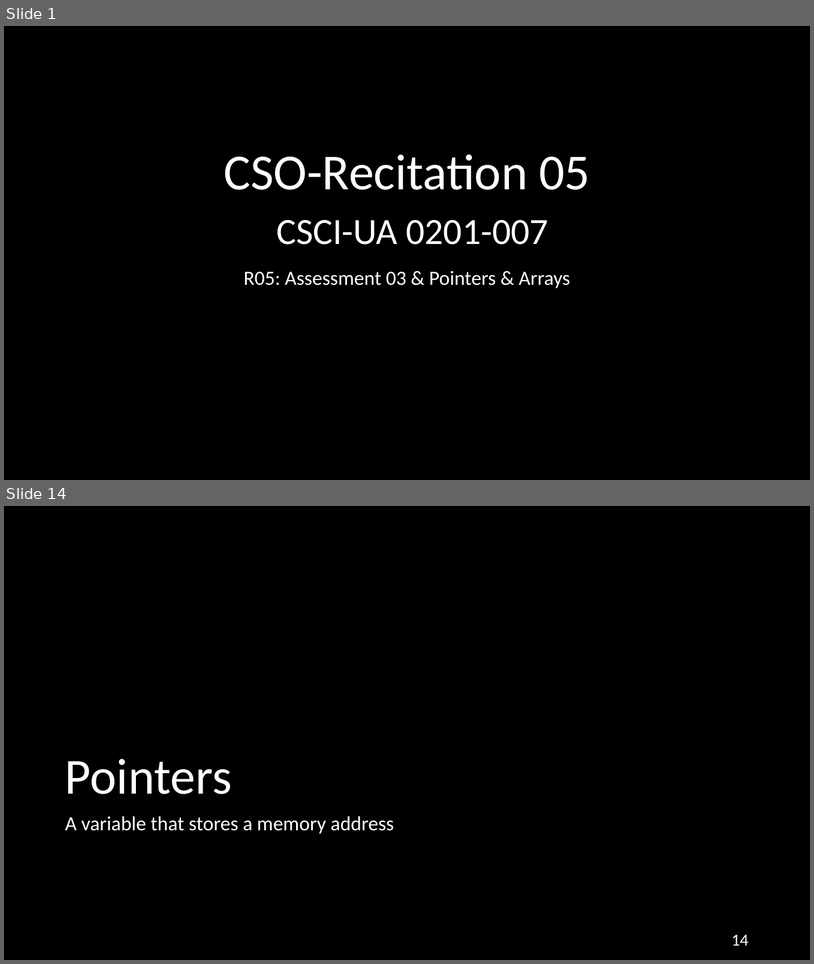
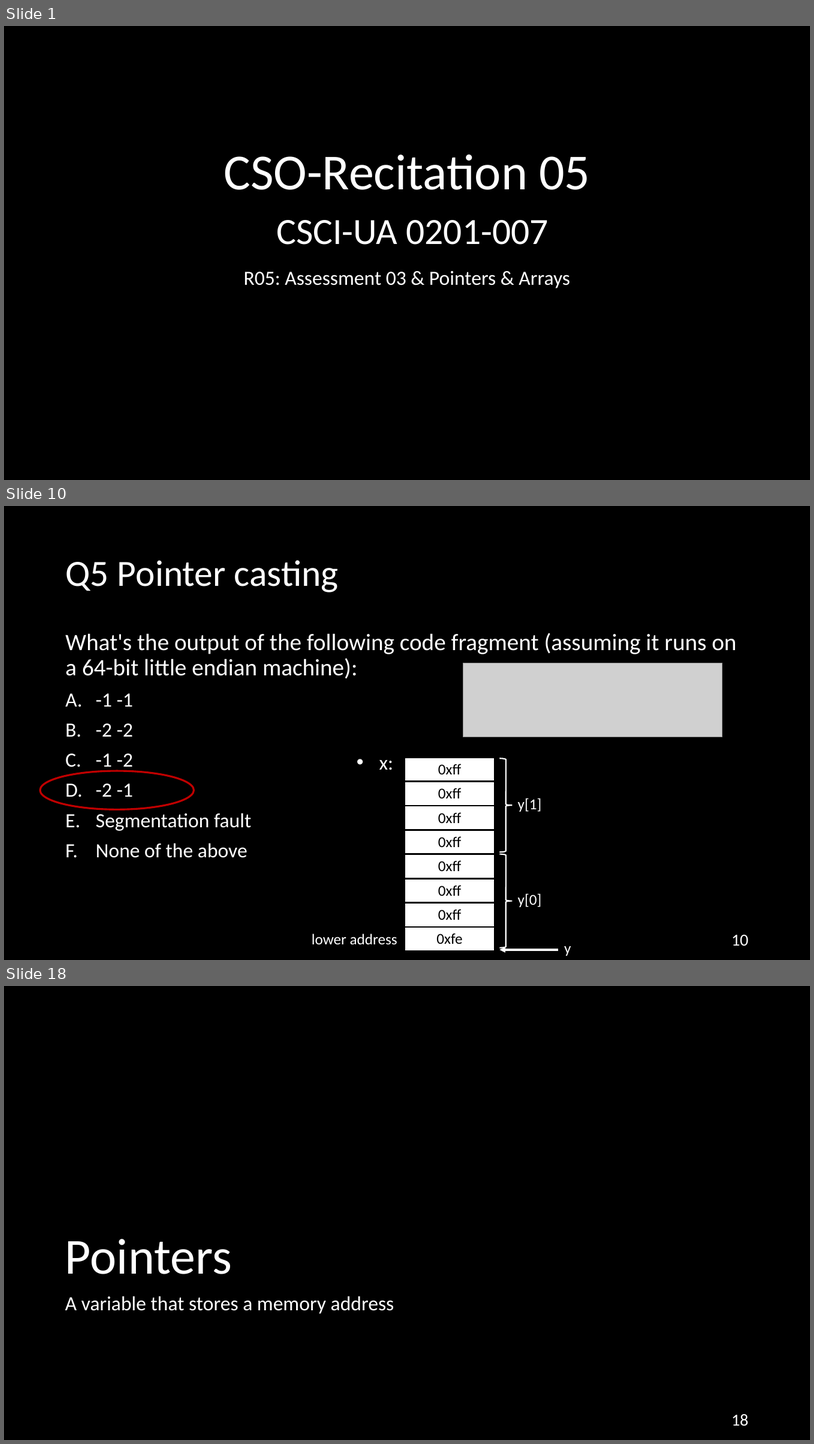
Before and after one commit to NYU-CSO/nyu-cso.github.io, a slide deck: rec-notes/r05.pptx. Shown one above the other, each under a label of ours: slides 1 and 14 before the commit, slides 1, 10 and 18 after it; the slides between them are not shown. The pictures are 814x964 and 814x1444 pixels, drawn with LibreOffice and Linux fonts; fonts in the diff are those of the drawing; grey boxes stand for pictures. Boxes give left, top, right and bottom in pixels: in the first picture for what was removed or moved away, otherwise in the second. Text is boxed around its words. In the diff, an @@ line names an element or a change of style, - is before the commit and + after.

```diff
--- a/rec-notes/r05.pptx
+++ b/rec-notes/r05.pptx
@@ slide 10 added at (x1=4, y1=506, x2=810, y2=960), background #000000 @@
@@ title added at (x1=65, y1=560, x2=339, y2=592), 44 pt, text #FFFFFF @@
+Q5 Pointer casting
@@ text added at (x1=65, y1=633, x2=737, y2=858), 28 pt, text #FFFFFF @@
+What's the output of the following code fragment (assuming it runs on a 64-bit little endian machine):
+A. -1 -1
+B. -2 -2
+C. -1 -2
+D. -2 -1
+E. Segmentation fault
+F. None of the above
@@ picture added at (x1=463, y1=663, x2=723, y2=736) @@
@@ table added at (x1=404, y1=757, x2=495, y2=951), 8 rows, 1 columns @@
+0xff
+0xff
+0xff
+0xff
+0xff
+0xff
+0xff
+0xfe
@@ ellipse added at (x1=40, y1=771, x2=194, y2=810), outline #C00000 2.25 pt @@
@@ text added at (x1=380, y1=760, x2=393, y2=770), 24 pt, text #FFFFFF @@
+• x:
@@ right brace added at (x1=500, y1=758, x2=513, y2=852), outline #FFFFFF 1.5 pt @@
@@ text added at (x1=518, y1=798, x2=542, y2=811), 18 pt, text #FFFFFF @@
+y[1]
@@ right brace added at (x1=500, y1=854, x2=513, y2=948), outline #FFFFFF 1.5 pt @@
@@ text added at (x1=518, y1=893, x2=542, y2=907), 18 pt, text #FFFFFF @@
+y[0]
@@ text added at (x1=312, y1=933, x2=398, y2=945), 18 pt, text #FFFFFF @@
+lower address
@@ page number added at (x1=732, y1=934, x2=749, y2=945), 20 pt, text #FFFFFF @@
+10
@@ arrow added from (559, 949) to (500, 949), #FFFFFF 2.25 pt @@
@@ text added at (x1=564, y1=946, x2=571, y2=955), 18 pt, text #FFFFFF @@
+y
@@ what was slide 14 is now slide 18 @@
@@ page number at (x1=732, y1=1414, x2=749, y2=1426): text changed @@
-14
+18
```
Also in this commit, not shown: 6 slides changed, 13 other slides added, 10 slides removed, 1 other file.
